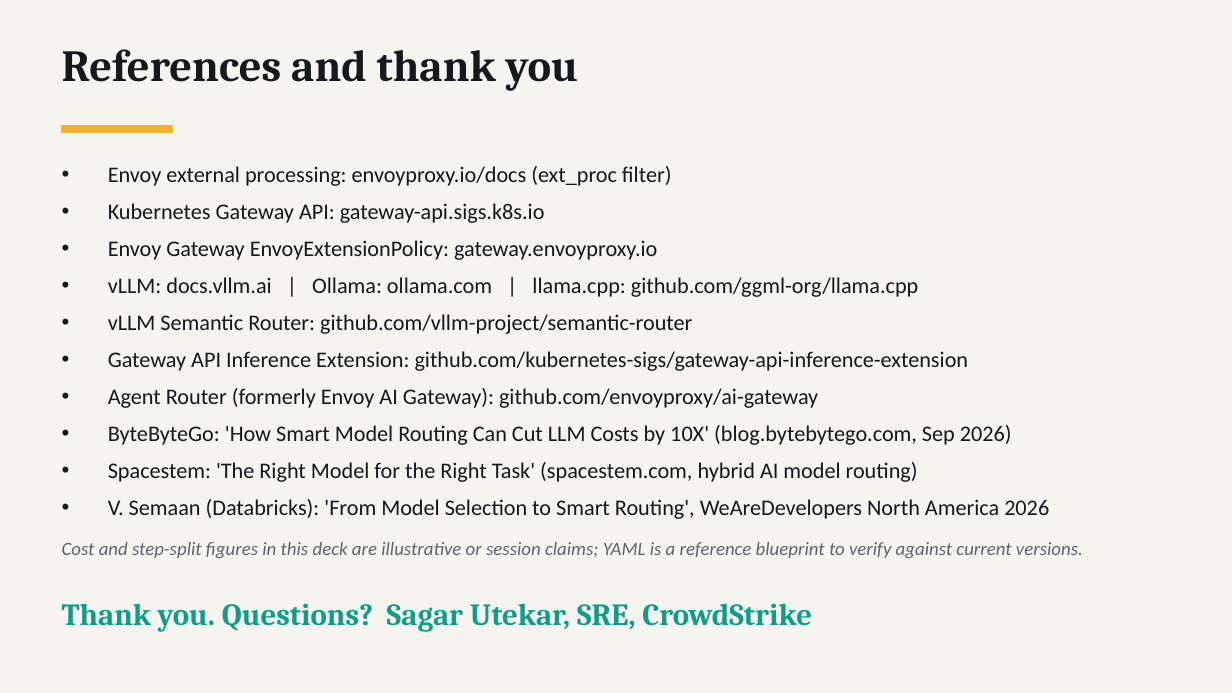
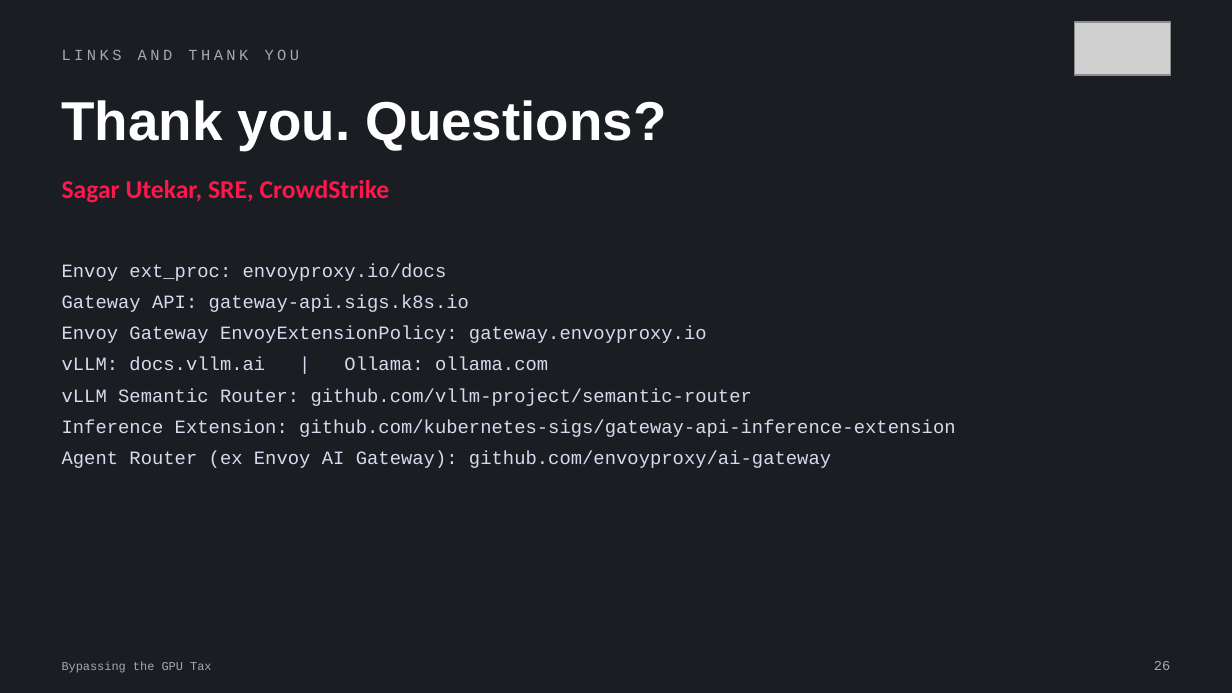
Before and after one commit to Sagar2366/bypassing-the-gpu-tax, a slide deck: slide 26 of slides/WeAreDevelopers-India-Bypassing-the-GPU-Tax.pptx (slide 24 before the commit). Drawn at 1232x693 pixels with LibreOffice and Linux fonts; fonts in the diff are those of the drawing; grey boxes stand for pictures. Boxes give left, top, right and bottom in pixels: in the first picture for what was removed or moved away, otherwise in the second. Text is boxed around its words. In the diff, an @@ line names an element or a change of style, - is before the commit and + after.

```diff
--- a/slides/WeAreDevelopers-India-Bypassing-the-GPU-Tax.pptx
+++ b/slides/WeAreDevelopers-India-Bypassing-the-GPU-Tax.pptx
@@ background #F6F4EE to #1A1E22 @@
@@ picture added at [1074, 22, 1170, 75] @@
@@ text added at [62, 50, 300, 60], 9 pt, text #A3A9B1 @@
+LINKS AND THANK YOU
@@ text at [62, 100, 666, 150]: text changed; size 26 to 32 pt; font Cambria to Arial; text colour #14181F to #FFFFFF @@
-References and thank you
+Thank you. Questions?
@@ rectangle removed at [62, 126, 172, 132] @@
@@ text "Sagar Utekar, SRE, CrowdStrike" at [62, 180, 390, 203]: vertical alignment middle to top @@
@@ text at [62, 180, 390, 203]: text changed; size 18 to 15 pt; font Cambria to Calibri; text colour #0F9D8A to #FF164C @@
-Thank you. Questions? Sagar Utekar, SRE, CrowdStrike
+Sagar Utekar, SRE, CrowdStrike
@@ text at [62, 264, 469, 312]: text changed; size 13 to 11 pt; font Calibri to Courier New; text colour #14181F to #D5DAEE @@
-• Envoy external processing: envoyproxy.io/docs (ext_proc filter)
-• Kubernetes Gateway API: gateway-api.sigs.k8s.io
+Envoy ext_proc: envoyproxy.io/docs
+Gateway API: gateway-api.sigs.k8s.io
@@ text "Envoy ext_proc: envoyproxy.io/docs": place and size @@
-text "Envoy ext_proc: envoyproxy.io/docs" at [108, 166, 1049, 519]
+text "Envoy ext_proc: envoyproxy.io/docs" at [62, 264, 955, 468]
@@ text at [62, 326, 752, 406]: size 13 to 11 pt, font Calibri to Courier New, text colour #14181F to #D5DAEE in "Envoy Gateway EnvoyExtensionPolicy: gateway.envoyproxy.io", "vLLM Semantic Router: github.com/vllm-project/semantic-route ..."; bullet • to none; less space between paragraphs @@
@@ text at [62, 357, 548, 370]: text changed; size 13 to 11 pt; font Calibri to Courier New; text colour #14181F to #D5DAEE @@
-• vLLM: docs.vllm.ai | Ollama: ollama.com | llama.cpp: github.com/ggml-org/llama.cpp
+vLLM: docs.vllm.ai | Ollama: ollama.com
@@ text at [62, 420, 955, 468]: text changed; size 13 to 11 pt; font Calibri to Courier New; text colour #14181F to #D5DAEE @@
-• Gateway API Inference Extension: github.com/kubernetes-sigs/gateway-api-inference-extension
-• Agent Router (formerly Envoy AI Gateway): github.com/envoyproxy/ai-gateway
-• ByteByteGo: 'How Smart Model Routing Can Cut LLM Costs by 10X' (blog.bytebytego.com, Sep 2026)
-• Spacestem: 'The Right Model for the Right Task' (spacestem.com, hybrid AI model routing)
-• V. Semaan (Databricks): 'From Model Selection to Smart Routing', WeAreDevelopers North America 2026
+Inference Extension: github.com/kubernetes-sigs/gateway-api-inference-extension
+Agent Router (ex Envoy AI Gateway): github.com/envoyproxy/ai-gateway
@@ text removed at [62, 542, 1083, 558] @@
-Cost and step-split figures in this deck are illustrative or session claims; YAML is a reference blueprint to verify against current versions.
@@ text added at [62, 661, 211, 673], 7 pt, text #A3A9B1 @@
+Bypassing the GPU Tax
@@ text added at [1154, 661, 1170, 670], 8 pt, text #A3A9B1 @@
+26
```
Also in this commit, not shown: 15 other slides changed, 20 slides added, 8 slides removed, 2 other files.
